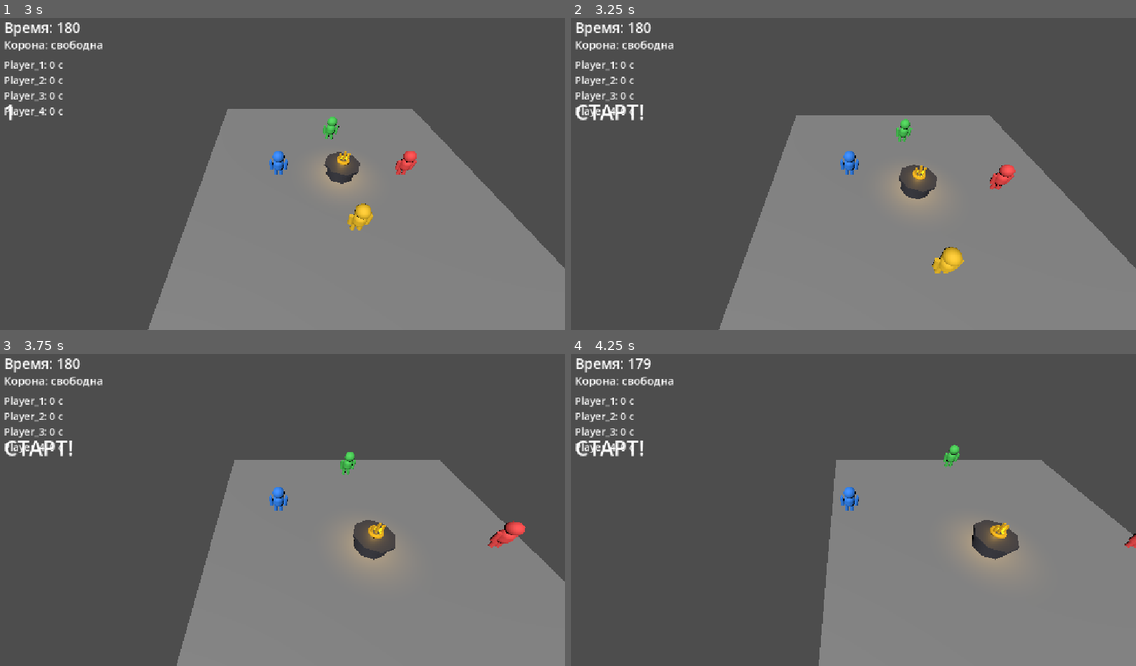
Above: before the commit, frames 1-4 (two rows, left to right).
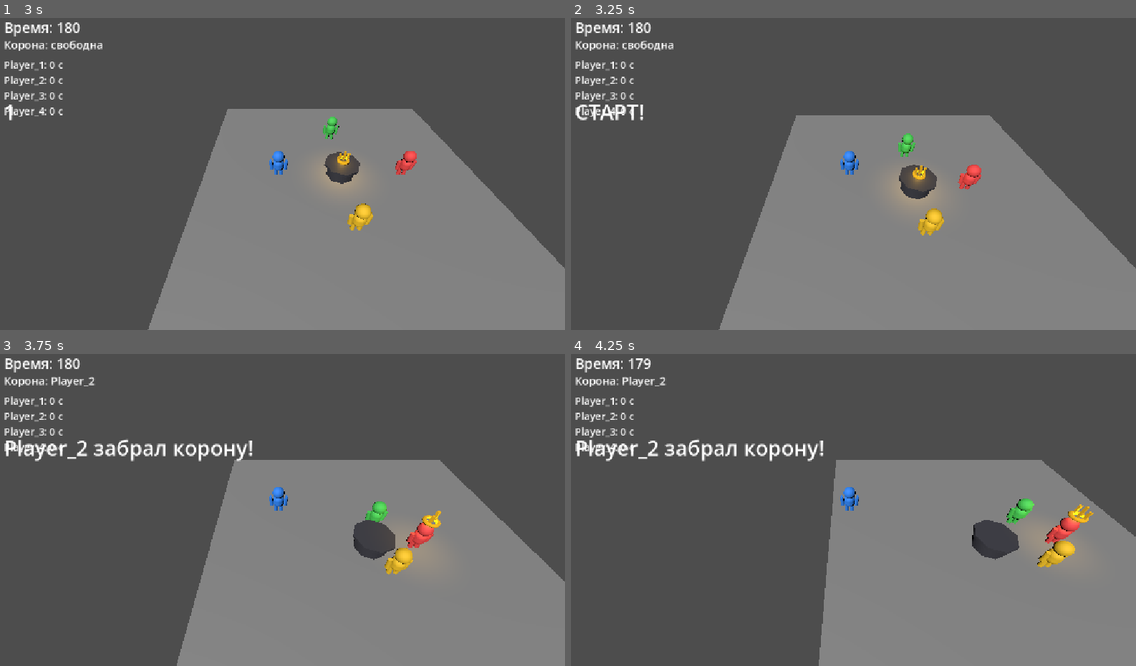
Above: after the commit, the same moments.

Repository: denisyltanovmagamed-netizen/PROJECT-01-CROWN
Game: Godot game, scene res://scenes/main/main.tscn
The game is run twice, just before and just after one commit, with the same random seed, the same clock (stepped at 60 frames per second) and the same inputs.
Inputs (mouse positions are in pixels of both pictures, inside the frame that each line leads up to):
- Up to frame 1 (3 s): tap Enter at 0.5, 2 s; move the mouse to (406, 152) at 0.52 s; hold Right (ui_right) 0.53-1.28 s; click (406, 152) at 0.67 s; tap Space at 1.25, 2.75 s; move the mouse to (163, 186) at 1.27 s; hold Down (ui_down) 1.28-2.03 s; move the mouse to (333, 99) at 2.02 s; hold Right (ui_right) 2.03-2.78 s; move the mouse to (248, 233) at 2.77 s; hold Up (ui_up) from 2.78 s (still down); click (248, 233) at 2.92 s
- Up to frame 2 (3.25 s): keep holding Up (ui_up)
- Up to frame 3 (3.75 s): move the mouse to (452, 553) at 3.52 s; release Up (ui_up) at 3.53 s; hold Left (ui_left) from 3.53 s (still down)
- Up to frame 4 (4.25 s): keep holding Left (ui_left)

Frame 1 is identical in both runs. In frame 2, 1.3% of the frame differs, in the area x 57-79%, y 32-82%; in frame 3, 3.1%; in frame 4, 3.3%, in the area x 1-100%, y 7-70%.

Commit message:
Fix AI movement stalls and separation

Diff:
--- a/scripts/player/player.gd
+++ b/scripts/player/player.gd
@@ -62,39 +62,31 @@
     var direction: Vector3 = target_position - global_position
     direction.y = 0.0
 
-    if direction.length_squared() <= 0.01:
-        velocity = Vector3.ZERO
-        return
+    if direction.length_squared() <= 0.0001:
+        # Never freeze an AI on an interception point.
+        if ai_use_target_point:
+            direction = target.global_position - global_position
+            direction.y = 0.0
+        if direction.length_squared() <= 0.0001:
+            velocity = Vector3.ZERO
+            return
 
-    direction = direction.normalized()
+    direction = _apply_separation(direction.normalized())
 
-    if ai_target_is_crown:
-        direction = _apply_separation(direction)
-        velocity.x = direction.x * move_speed * 0.78
-        velocity.z = direction.z * move_speed * 0.78
-    elif get_meta("crown_holder", false):
+    if get_meta("crown_holder", false):
         var distance_from_center := Vector2(global_position.x, global_position.z).length()
-        var escape_direction: Vector3
+        var escape_direction := -direction
 
-        if distance_from_center < 6.0:
-            escape_direction = -direction
-        else:
+        if distance_from_center > 7.0:
             var center_direction := Vector3(-global_position.x, 0.0, -global_position.z).normalized()
-            escape_direction = (-direction * 0.8 + center_direction * 0.6).normalized()
+            escape_direction = (escape_direction * 0.65 + center_direction * 0.9).normalized()
 
         escape_direction = _apply_separation(escape_direction)
-        velocity.x = escape_direction.x * move_speed * 0.72
-        velocity.z = escape_direction.z * move_speed * 0.72
+        velocity.x = escape_direction.x * move_speed * 0.76
+        velocity.z = escape_direction.z * move_speed * 0.76
     else:
-        var target_is_crown_holder: bool = target.get_meta("crown_holder", false)
-        direction = _apply_separation(direction)
-
-        if target_is_crown_holder:
-            velocity.x = direction.x * move_speed * 0.78
-            velocity.z = direction.z * move_speed * 0.78
-        else:
-            velocity.x = -direction.x * move_speed * 0.78
-            velocity.z = -direction.z * move_speed * 0.78
+        velocity.x = direction.x * move_speed * 0.84
+        velocity.z = direction.z * move_speed * 0.84
 
     velocity.y = 0.0
 
@@ -109,14 +101,14 @@
         offset.y = 0.0
         var distance := offset.length()
 
-        if distance > 0.01 and distance < 3.0:
-            var strength := (3.0 - distance) / 3.0
+        if distance > 0.01 and distance < 2.8:
+            var strength := (2.8 - distance) / 2.8
             separation += offset.normalized() * strength
 
-    if separation.length_squared() <= 0.01:
+    if separation.length_squared() <= 0.0001:
         return direction
 
-    return (direction + separation * 2.5).normalized()
+    return (direction + separation * 3.2).normalized()
 
 func set_target(new_target: Node3D) -> void:
     target = new_target
